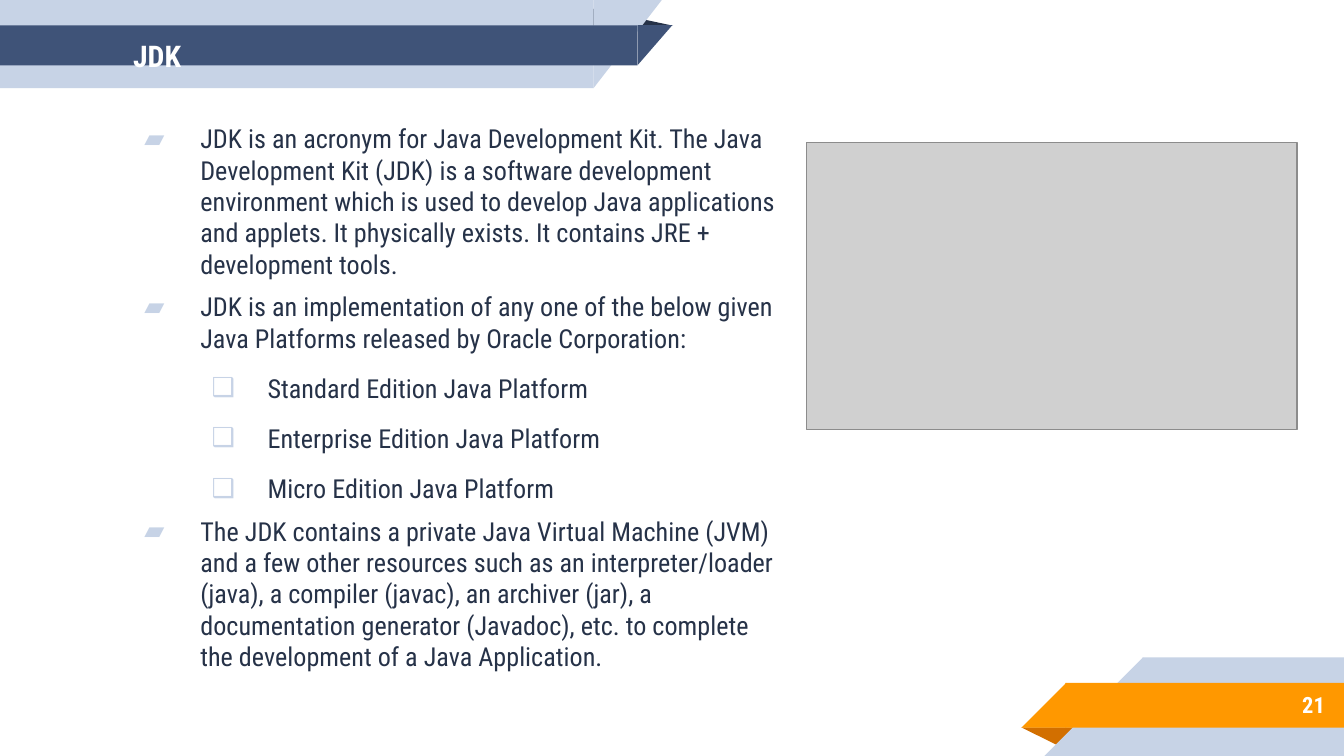
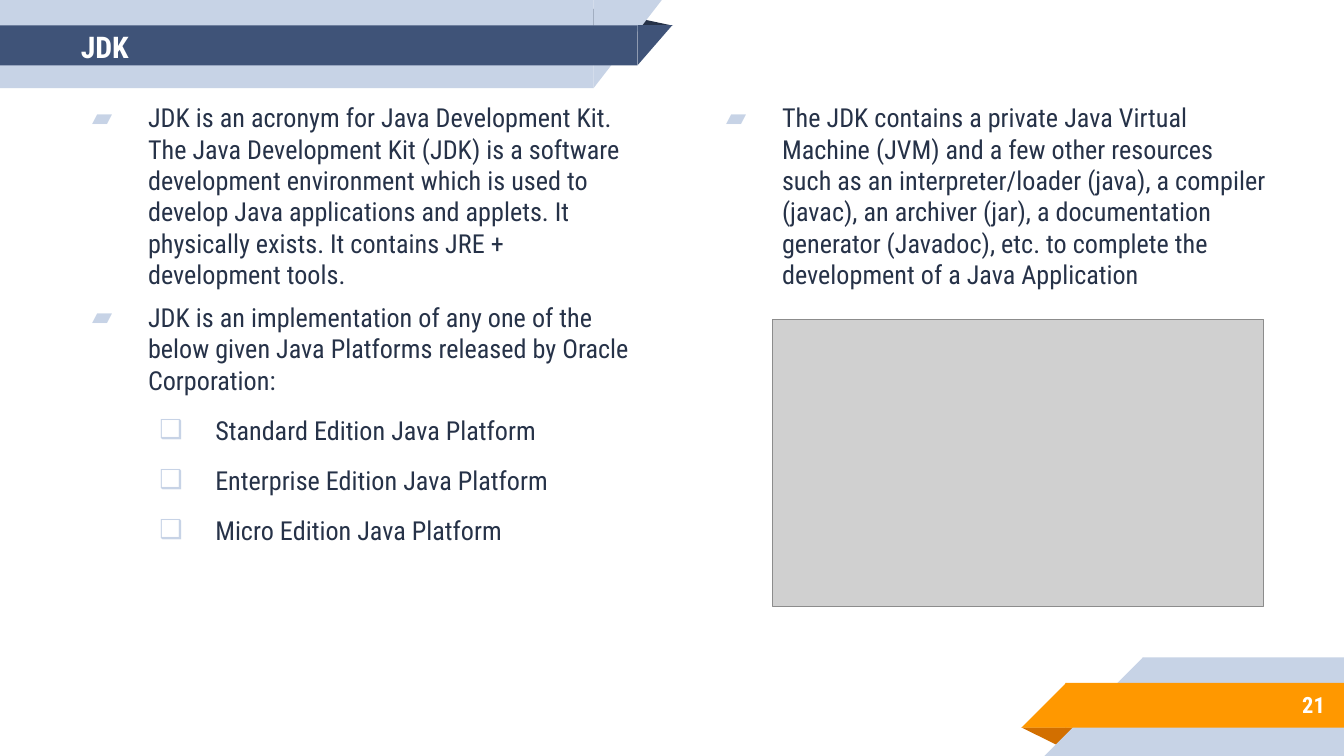
Before and after one commit to aronipurwanto/materi-xa, a slide deck: slide 21 of java/java-logic/Slide-Java-Logic-01.pptx. Drawn at 1344x756 pixels with LibreOffice and Linux fonts; fonts in the diff are those of the drawing; grey boxes stand for pictures. Boxes give left, top, right and bottom in pixels: in the first picture for what was removed or moved away, otherwise in the second. Text is boxed around its words. In the diff, an @@ line names an element or a change of style, - is before the commit and + after.

```diff
--- a/java/java-logic/Slide-Java-Logic-01.pptx
+++ b/java/java-logic/Slide-Java-Logic-01.pptx
@@ title "JDK" rewrapped from (133,40,181,67) to (81,36,129,59) @@
@@ text "JDK is an acronym for ...": place and size @@
-text "JDK is an acronym for ..." at (200,128,774,672)
+text "JDK is an acronym for ..." at (148,107,628,541)
@@ text added at (782,107,1265,290), 14 pt, text #263248 @@
+▰ The JDK contains a private Java Virtual Machine (JVM) and a few other resources such as an interpreter/loader (java), a compiler (javac), an archiver (jar), a documentation generator (Javadoc), etc. to complete the development of a Java Application
@@ picture: place and size @@
-picture at (806,142,1297,430)
+picture at (773,320,1263,607)
@@ text at (200,520,773,672): paragraph removed @@
-▰ The JDK contains a private Java Virtual Machine (JVM) and a few other resources such as an interpreter/loader (java), a compiler (javac), an archiver (jar), a documentation generator (Javadoc), etc. to complete the development of a Java Application.
```
Also in this commit, not shown: 52 other slides changed, 24 slides added, 9 slides removed, 48 other files.
